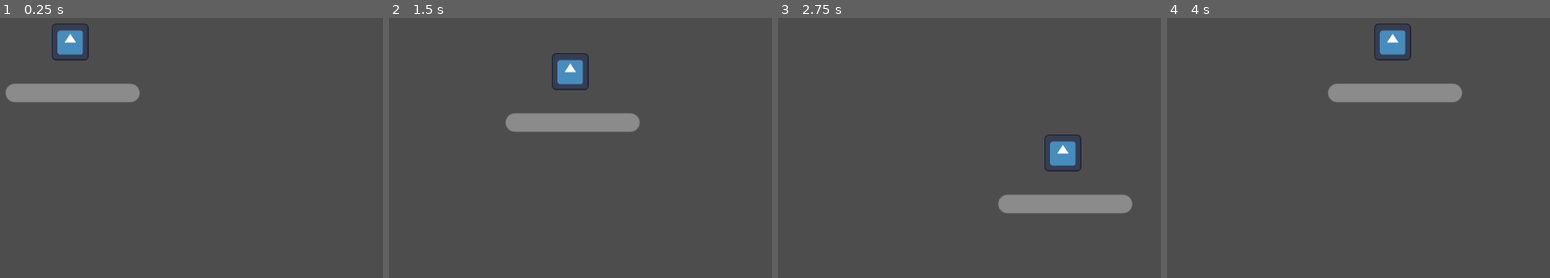
Above: before the commit, frames 1-4 (left to right).
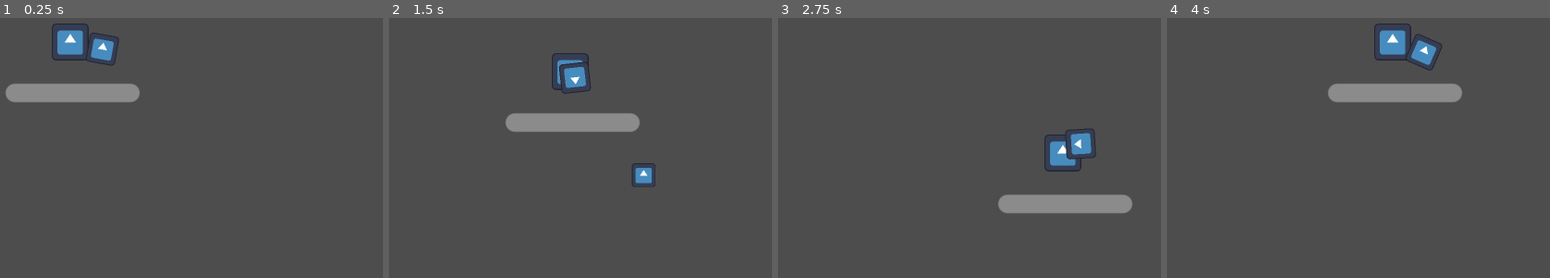
Above: after the commit, the same moments.

Repository: Renan-G-projec/DungeonWarrior
Game: Godot game, scene res://scenes/main.tscn
Two runs of this game, one before a commit and one after it. Both use one fixed random seed, a clock stepped at 60 frames per second and the inputs below. The engine's default icon, where the game draws it, is replaced by a stand-in: a white triangle on a blue panel in a dark square.
Inputs (mouse positions are in pixels of both pictures, inside the frame that each line leads up to):
- Up to frame 1 (0.25 s): no input
- Up to frame 2 (1.5 s): tap Enter at 0.5 s; move the mouse to (771, 49) at 0.52 s; hold D (walk_right) 0.53-1.28 s; click (771, 49) at 0.6 s; move the mouse to (457, 90) at 1.27 s; hold S (walk_down) from 1.28 s (still down); click (457, 90) at 1.35 s
- Up to frame 3 (2.75 s): move the mouse to (outside the picture) at 2.02 s; release S (walk_down) at 2.03 s; hold D (walk_right) from 2.03 s (still down); tap Alt at 2.1 s; click (outside the picture) at 2.3 s
- Up to frame 4 (4 s): move the mouse to (1347, 153) at 2.77 s; release D (walk_right) at 2.78 s; hold W (walk_up) 2.78-3.53 s; tap Shift at 2.85 s; click (1347, 153) at 3.05 s; move the mouse to (outside the picture) at 3.52 s; hold A (walk_left) from 3.53 s (still down); click (outside the picture) at 3.6 s

The runs differ from the first frame. In frame 1, 0.5% of the frame differs, in the area x 22-32%, y 5-19%; in frame 2, 0.8%, in the area x 44-70%, y 16-65%; in frame 3, 0.6%; in frame 4, 0.5%.

Commit message:
feat: Added basic bullet system based on components. AMDG

Diff:
--- a/features/player/player.gd
+++ b/features/player/player.gd
@@ -3,6 +3,7 @@
 extends CharacterBody2D
 
 @onready var speed: float = 32.0
+@export var weapon: WeaponBase
 
 var _input_direction: Vector2
 
@@ -16,6 +17,9 @@
 	_input_direction.x = Input.get_axis("walk_left", "walk_right")
 	_input_direction.y = Input.get_axis("walk_up", "walk_down")
 
+	if Input.is_action_just_pressed("attack"):
+		weapon.attack()
+
 func _update_velocity() -> void:
 	var direction_to_go: Vector2 = _input_direction.normalized()
 	velocity = direction_to_go * speed
--- a/features/player/player.tscn
+++ b/features/player/player.tscn
@@ -4,12 +4,15 @@
 [ext_resource type="Texture2D" uid="uid://bcs3p5vdech0p" path="res://icon.svg" id="1_sjcu7"]
 [ext_resource type="Script" uid="uid://c7gd8nrwsduhk" path="res://features/components/health_component.gd" id="3_emvbc"]
 [ext_resource type="PackedScene" uid="uid://cr6e8ow0yxrfy" path="res://features/components/lifebar.tscn" id="4_i250s"]
+[ext_resource type="PackedScene" uid="uid://bvc4oqeaqkdcs" path="res://features/weapons/bullet_weapon.tscn" id="5_6xbq4"]
+[ext_resource type="PackedScene" uid="uid://hjqp6neu5qh2" path="res://features/weapons/bullets/bullet_base.tscn" id="6_y2cyt"]
 
 [sub_resource type="RectangleShape2D" id="RectangleShape2D_d1p6d"]
 size = Vector2(8, 8)
 
-[node name="Player" type="CharacterBody2D" unique_id=2017001837]
+[node name="Player" type="CharacterBody2D" unique_id=2017001837 node_paths=PackedStringArray("weapon")]
 script = ExtResource("1_fcb3x")
+weapon = NodePath("BulletWeapon")
 
 [node name="Sprite2D" type="Sprite2D" parent="." unique_id=440381024]
 position = Vector2(4.7683716e-07, -1.4305115e-06)
@@ -29,3 +32,9 @@
 offset_top = 9.0
 offset_bottom = 9.0
 bind_health_component = NodePath("../HealthComponent")
+
+[node name="BulletWeapon" parent="." unique_id=148830378 instance=ExtResource("5_6xbq4")]
+position = Vector2(4, 1)
+bullet = ExtResource("6_y2cyt")
+ammo = 1000
+max_ammo = 1000
--- /dev/null
+++ b/features/weapons/bullet_weapon.gd
@@ -0,0 +1,59 @@
+# Ad Maiorem Dei Gloriam!
+class_name BulletWeapon
+extends WeaponBase
+
+@export var bullet: PackedScene
+@export var bullet_velocity: float = 32.0
+
+@export var ammo: int = 10:
+	set(new_ammo):
+		ammo = clamp(new_ammo, 0, max_ammo)
+		ammo_changed.emit(ammo)
+
+		if ammo <= 0:
+			start_recharging()
+
+@export var max_ammo: int = 10:
+	set(new_max_ammo):
+		max_ammo = max(1, new_max_ammo)
+		max_ammo_changed.emit(max_ammo)
+
+signal ammo_changed(new_ammo: int)
+signal max_ammo_changed(new_max_amo: int)
+signal started_recharging()
+signal ended_recharging()
+
+var _can_attack: bool = true
+
+func attack() -> void:
+	if !_can_attack: return
+
+	var instantiated_bullet = bullet.instantiate()
+	get_tree().root.add_child(instantiated_bullet)
+
+	instantiated_bullet.velocity = Vector2.ONE * bullet_velocity
+	instantiated_bullet.global_position = %BulletSpawn.global_position
+
+	_can_attack = false
+	ammo -= 1
+
+func start_recharging() -> void:
+	_can_attack = false
+	started_recharging.emit()
+	%RechargeCooldown.start()
+
+func _process(delta: float) -> void:
+	rotation = _to_mouse()
+
+func _to_mouse() -> float:
+	return (get_global_mouse_position() - global_position).angle()
+
+
+func _on_shoot_cooldown_timeout() -> void:
+	_can_attack = true
+
+
+func _on_recharge_cooldown_timeout() -> void:
+	_can_attack = true
+	ammo = max_ammo
+	ended_recharging.emit()
--- /dev/null
+++ b/features/weapons/bullet_weapon.tscn
@@ -0,0 +1,27 @@
+[gd_scene format=3 uid="uid://bvc4oqeaqkdcs"]
+
+[ext_resource type="Script" uid="uid://bpmi2bhjkiauc" path="res://features/weapons/bullet_weapon.gd" id="1_k3vlq"]
+[ext_resource type="Texture2D" uid="uid://bcs3p5vdech0p" path="res://icon.svg" id="2_qt234"]
+
+[node name="BulletWeapon" type="Node2D" unique_id=148830378]
+script = ExtResource("1_k3vlq")
+
+[node name="WeaponSprite" type="Sprite2D" parent="." unique_id=1992463875]
+position = Vector2(2.9999998, 0)
+scale = Vector2(0.05, 0.05)
+texture = ExtResource("2_qt234")
+
+[node name="BulletSpawn" type="Marker2D" parent="." unique_id=2065592599]
+unique_name_in_owner = true
+editor_description = "Where the bullet should spawn XD"
+position = Vector2(6, 0)
+
+[node name="ShootCooldown" type="Timer" parent="." unique_id=1198439160]
+unique_name_in_owner = true
+wait_time = 0.1
+
+[node name="RechargeCooldown" type="Timer" parent="." unique_id=652784013]
+unique_name_in_owner = true
+
+[connection signal="timeout" from="ShootCooldown" to="." method="_on_shoot_cooldown_timeout"]
+[connection signal="timeout" from="RechargeCooldown" to="." method="_on_recharge_cooldown_timeout"]
--- /dev/null
+++ b/features/weapons/bullets/bullet_base.gd
@@ -0,0 +1,22 @@
+# Ad Maiorem Dei Gloriam!
+class_name BulletBase
+extends Area2D
+
+@export var damage: float
+
+var velocity: Vector2
+
+func _on_lifetime_timeout() -> void:
+	_destroy()
+
+func _physics_process(delta: float) -> void:
+	position += delta * velocity
+
+func _destroy() -> void:
+	queue_free()
+
+func _on_body_entered(body: Node2D) -> void:
+	var enemy_hc := body.get_node("HeatlhComponent") as HealthComponent
+	if enemy_hc:
+		enemy_hc.take_damage(damage)
+		_destroy()
--- /dev/null
+++ b/features/weapons/bullets/bullet_base.tscn
@@ -0,0 +1,23 @@
+[gd_scene format=3 uid="uid://hjqp6neu5qh2"]
+
+[ext_resource type="Texture2D" uid="uid://bcs3p5vdech0p" path="res://icon.svg" id="1_7jv7s"]
+[ext_resource type="Script" uid="uid://v7of0dd7sa60" path="res://features/weapons/bullets/bullet_base.gd" id="1_npubr"]
+
+[sub_resource type="CircleShape2D" id="CircleShape2D_d1p6d"]
+radius = 3.0
+
+[node name="BulletBase" type="Area2D" unique_id=631913319]
+script = ExtResource("1_npubr")
+
+[node name="CollisionShape2D" type="CollisionShape2D" parent="." unique_id=844408338]
+shape = SubResource("CircleShape2D_d1p6d")
+
+[node name="Sprite2D" type="Sprite2D" parent="." unique_id=19741843]
+scale = Vector2(0.04, 0.04)
+texture = ExtResource("1_7jv7s")
+
+[node name="Lifetime" type="Timer" parent="." unique_id=1026420694]
+wait_time = 4.0
+
+[connection signal="body_entered" from="." to="." method="_on_body_entered"]
+[connection signal="timeout" from="Lifetime" to="." method="_on_lifetime_timeout"]
--- /dev/null
+++ b/features/weapons/melee_weapon.gd
@@ -0,0 +1,9 @@
+# Ad Maiorem Dei Gloriam!
+class_name MeleeWeapon
+extends Node
+
+@export var damage: float
+@export var cooldown: float
+
+func _attack() -> void:
+	pass
--- /dev/null
+++ b/features/weapons/weapon_base.gd
@@ -0,0 +1,5 @@
+# Ad Maiorem Dei Gloriam!
+@abstract class_name WeaponBase
+extends Node2D
+
+@abstract func attack()
--- a/project.godot
+++ b/project.godot
@@ -58,6 +58,12 @@
 , Object(InputEventKey,"resource_local_to_scene":false,"resource_name":"","device":-1,"window_id":0,"alt_pressed":false …(186 unchanged characters)…
 ]
 }
+attack={
+"deadzone": 0.2,
+"events": [Object(InputEventMouseButton,"resource_local_to_scene":false,"resource_name":"","device":-1,"window_id":0,"alt_pressed":false,"shift_pressed":false,"ctrl_pressed":false,"meta_pressed":false,"button_mask":1,"position":Vector2(371, 13),"global_position":Vector2(380, 61),"factor":1.0,"button_index":1,"canceled":false,"pressed":true,"double_click":false,"script":null)
+, Object(InputEventKey,"resource_local_to_scene":false,"resource_name":"","device":-1,"window_id":0,"alt_pressed":false,"shift_pressed":false,"ctrl_pressed":false,"meta_pressed":false,"pressed":false,"keycode":0,"physical_keycode":32,"key_label":0,"unicode":32,"location":0,"echo":false,"script":null)
+]
+}
 
 [physics]
 
Not shown, added: features/weapons/bullet_weapon.gd.uid
Not shown, added: features/weapons/bullets/bullet_base.gd.uid
Not shown, added: features/weapons/melee_weapon.gd.uid
Not shown, added: features/weapons/weapon_base.gd.uid
